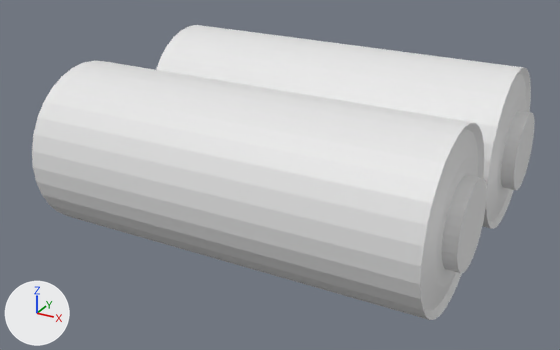
One commit to the Blender file PhobiaGame/Assets/modelos/Pilas.blend: the scene before it, then after it.
Both versions are drawn from a camera (50 mm lens) standing at (1.19, -2.157, 0.95) and looking at (0.05, -0.085, -0.087). The lights are fixed; the arrows at lower left show +X, +Y and +Z.

In view in the first picture: 'Pila1', 'Pila2'.
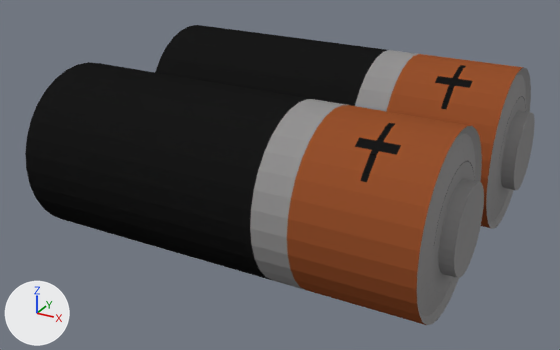
Changed parts and their boxes [x1, y1, x2, y2] in the pictures (560 x 350 px):
```json
{"object": "Pila2", "change": "recoloured, surface changed, moved", "before": [32, 60, 487, 320], "after": [25, 62, 484, 325]}
{"object": "Pila1", "change": "recoloured, surface changed", "before": [155, 25, 535, 229], "after": [155, 25, 535, 229]}
{"part": 1, "of": "me_cylinder_000", "change": "surface changed", "before": [156, 25, 535, 229], "after": [155, 25, 535, 229]}
```

Edits to the scene script, one JSON object a line:
```json
{"op": "add", "block": "img_pila_png", "code": ["img_pila_png = load_image('Pila.png', 'Pila.png', 1024, 1024, 'sRGB')"]}
{"op": "add", "block": "mat_material", "code": ["mat_material = principled_material('Material')", "mat_material.texture = img_pila_png", "mat_material.roughness = 1.0", "mat_material.specular_ior_level = 0.0"]}
{"block": "me_cylinder_002", "where": "me_cylinder_002.from_pydata(...)  # 256 vertices, 196 faces; spans x -1.0..1.0, y -1.0..1.0, z -2.15..2.8"}
{"block": "me_cylinder_002", "where": "# used by ob_pila2; location = (0.0, -0.306, 0.0); rotation_euler = (0.0, 1.571, 0.0), in degrees (0, 90, 0); scale = (0.269, 0.269, 0.269)"}
{"block": "me_cylinder_002", "change": "me_cylinder_002 part 2: texture (UV) coordinates of 196 of 196 faces, centred in x -0.99..0.99, y -0.99..0.99, z -2.15..2.8, changed; they spanned u 0.0..1.0, v 0.01..1.0 and now span u 0.0..0.84, v 0.0..1.0"}
{"op": "add", "block": "me_cylinder_002", "code": "me_cylinder_002.materials.append(mat_material)  # picture img_pila_png"}
{"block": "me_cylinder_000", "where": "me_cylinder_000.from_pydata(...)  # 256 vertices, 196 faces; spans x -1.0..1.0, y -1.0..1.0, z -2.15..2.8"}
{"block": "me_cylinder_000", "where": "# used by ob_pila1; location = (0.0, 0.293, 0.0); rotation_euler = (0.0, 1.571, 0.0), in degrees (0, 90, 0); scale = (0.269, 0.269, 0.269)"}
{"block": "me_cylinder_000", "change": "me_cylinder_000 part 1: texture (UV) coordinates of 196 of 196 faces, centred in x -0.99..0.99, y -0.99..0.99, z -2.15..2.8, changed; they spanned u 0.0..1.0, v 0.01..1.0 and now span u 0.0..0.84, v 0.0..1.0"}
{"op": "add", "block": "me_cylinder_000", "code": "me_cylinder_000.materials.append(mat_material)  # picture img_pila_png"}
{"op": "set", "path": "ob_pila2.location", "old": "(0.0, -0.306, 0.0)", "new": "(0.0, -0.333, 0.0)"}
```
